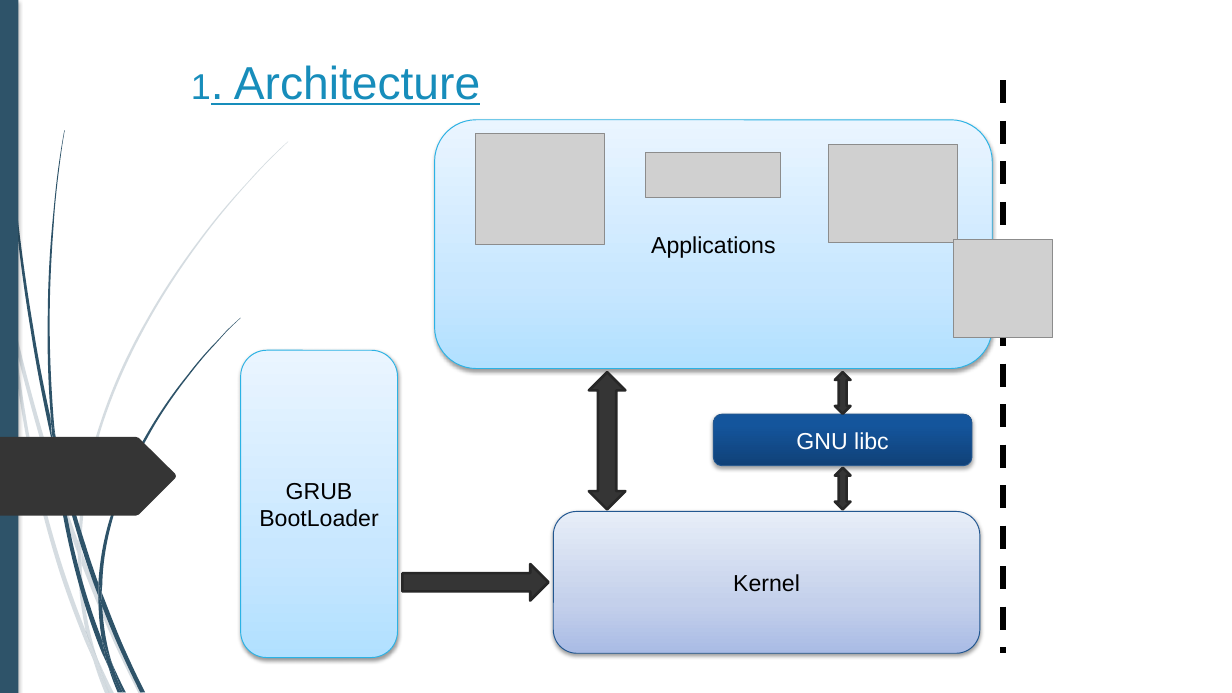
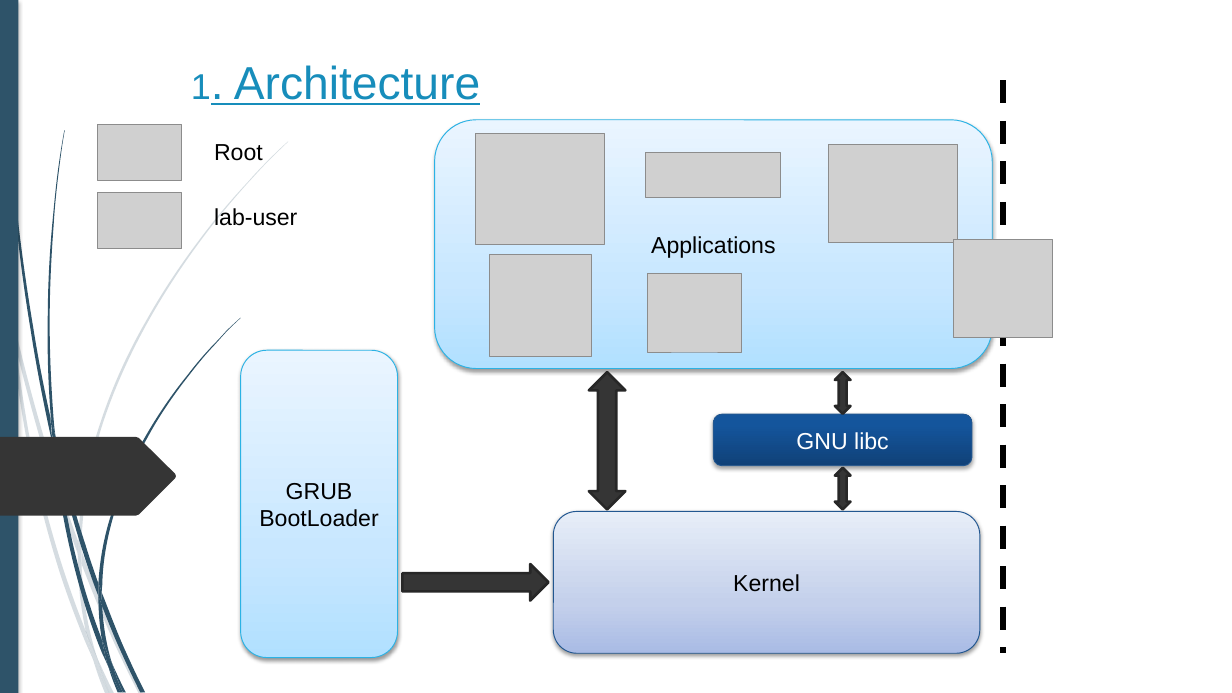
Before and after one commit to alexandreAubois/Secu_linux, a slide deck: slide 2 of Projet-Linux.pptx. Drawn at 1232x693 pixels with LibreOffice and Linux fonts; fonts in the diff are those of the drawing; grey boxes stand for pictures; background and template pictures are left out. Boxes give left, top, right and bottom in pixels: in the first picture for what was removed or moved away, otherwise in the second. Text is boxed around its words. In the diff, an @@ line names an element or a change of style, - is before the commit and + after.

```diff
--- a/Projet-Linux.pptx
+++ b/Projet-Linux.pptx
@@ picture added at <box>98,125,182,181</box> @@
@@ text added at <box>214,144,263,161</box>, 18 pt, text #000000 @@
+Root
@@ picture added at <box>98,193,182,250</box> @@
@@ text added at <box>214,208,297,226</box>, 18 pt, text #000000 @@
+lab-user
@@ picture added at <box>489,254,592,357</box> @@
@@ picture added at <box>647,274,741,352</box> @@
```
Also in this commit, not shown: 4 other slides changed, 10 slides added.
